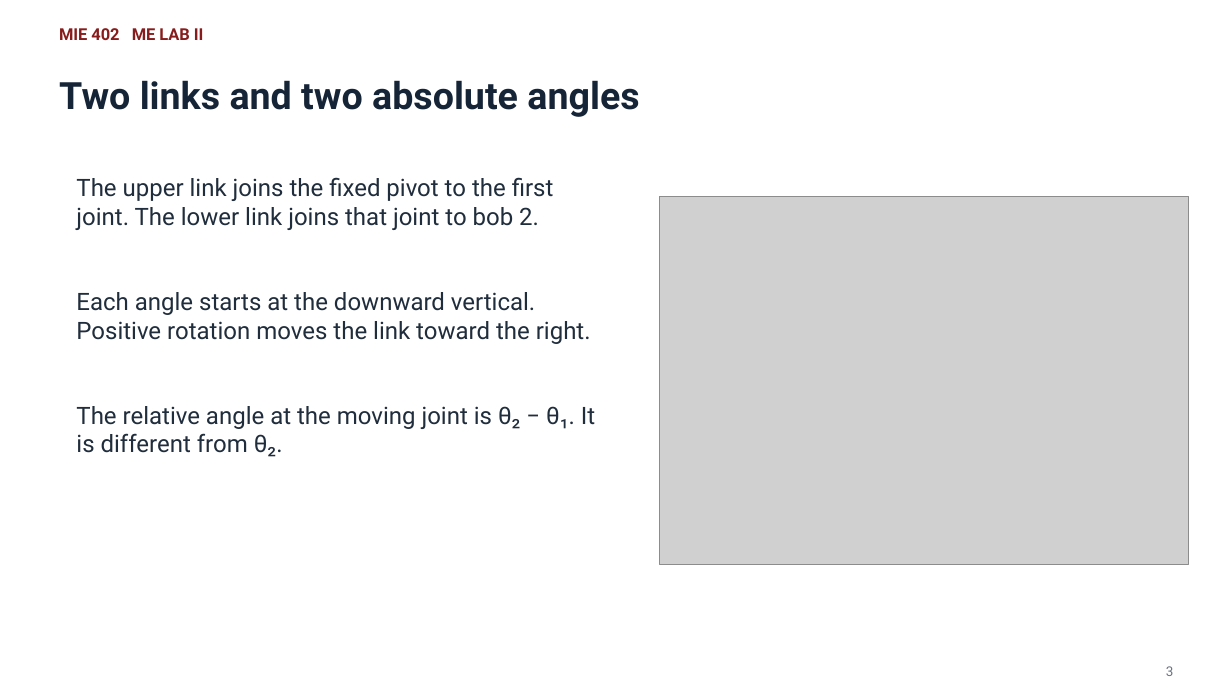
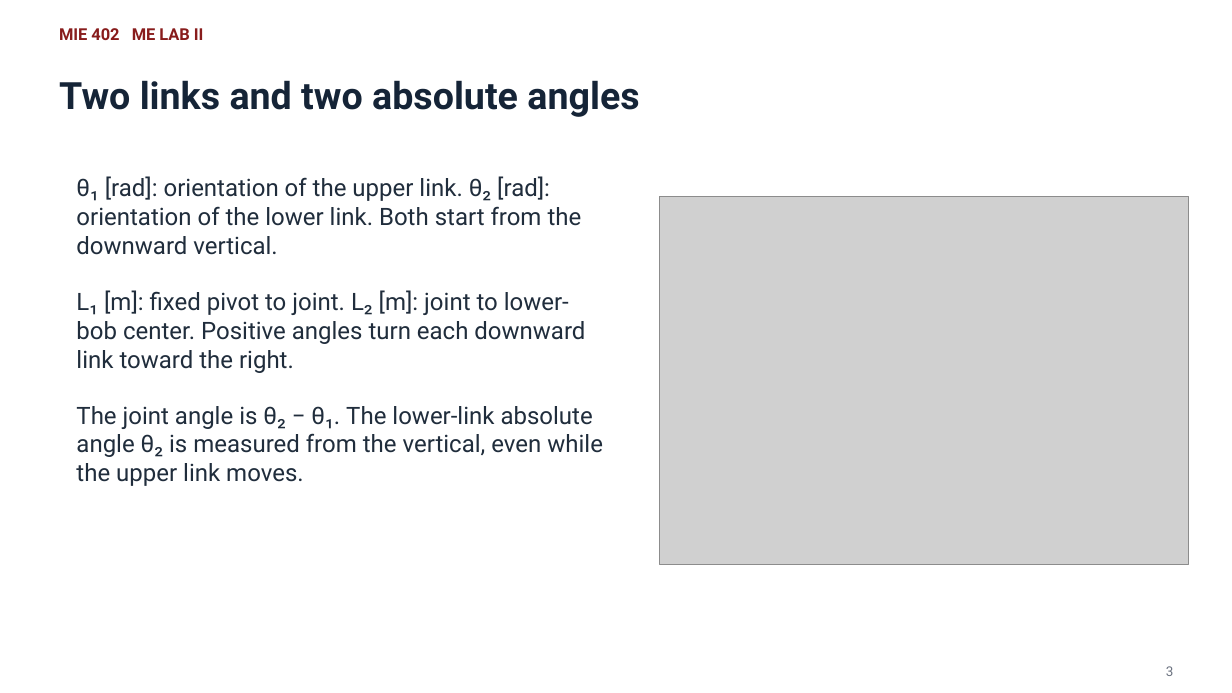
Before and after one commit to Ehsan-Roohi/MIE402-Lab, a slide deck: slide 3 of site/docs/MIE402_Lecture04_Double_Pendulum_PreLab3_Fall2026.pptx. Drawn at 1232x693 pixels with LibreOffice and Linux fonts; fonts in the diff are those of the drawing; grey boxes stand for pictures. Boxes give left, top, right and bottom in pixels: in the first picture for what was removed or moved away, otherwise in the second. Text is boxed around its words. In the diff, an @@ line names an element or a change of style, - is before the commit and + after.

Commit message:
Define lecture variables with physical meaning and units at first use

```diff
--- a/site/docs/MIE402_Lecture04_Double_Pendulum_PreLab3_Fall2026.pptx
+++ b/site/docs/MIE402_Lecture04_Double_Pendulum_PreLab3_Fall2026.pptx
@@ text at bbox=[76, 176, 582, 255]: text changed @@
-The upper link joins the fixed pivot to the first joint. The lower link joins that joint to bob 2.
+θ₁ [rad]: orientation of the upper link. θ₂ [rad]: orientation of the lower link. Both start from the downward vertical.
@@ text at bbox=[76, 290, 585, 373]: text changed @@
-Each angle starts at the downward vertical. Positive rotation moves the link toward the right.
+L₁ [m]: fixed pivot to joint. L₂ [m]: joint to lower-bob center. Positive angles turn each downward link toward the right.
@@ text at bbox=[76, 406, 603, 486]: text changed @@
-The relative angle at the moving joint is θ₂ − θ₁. It is different from θ₂.
+The joint angle is θ₂ − θ₁. The lower-link absolute angle θ₂ is measured from the vertical, even while the upper link moves.
```
Also in this commit, not shown: 28 other slides changed, 10 slides added, 1 slide removed, 2 other files.
